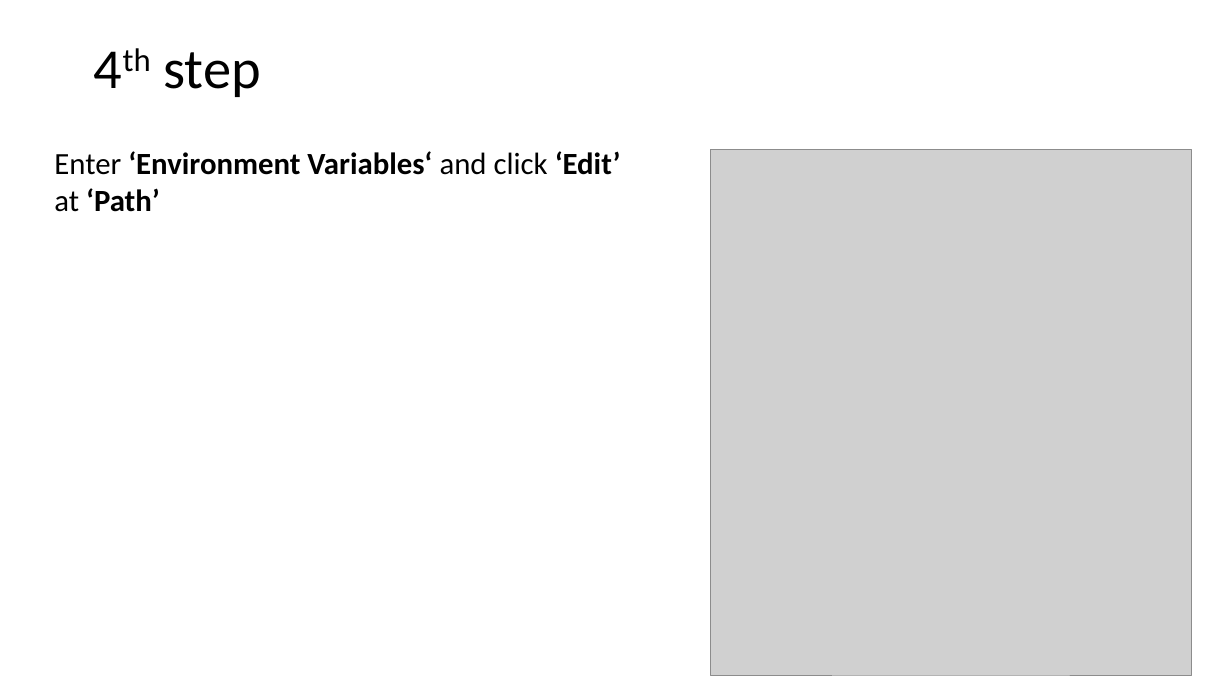
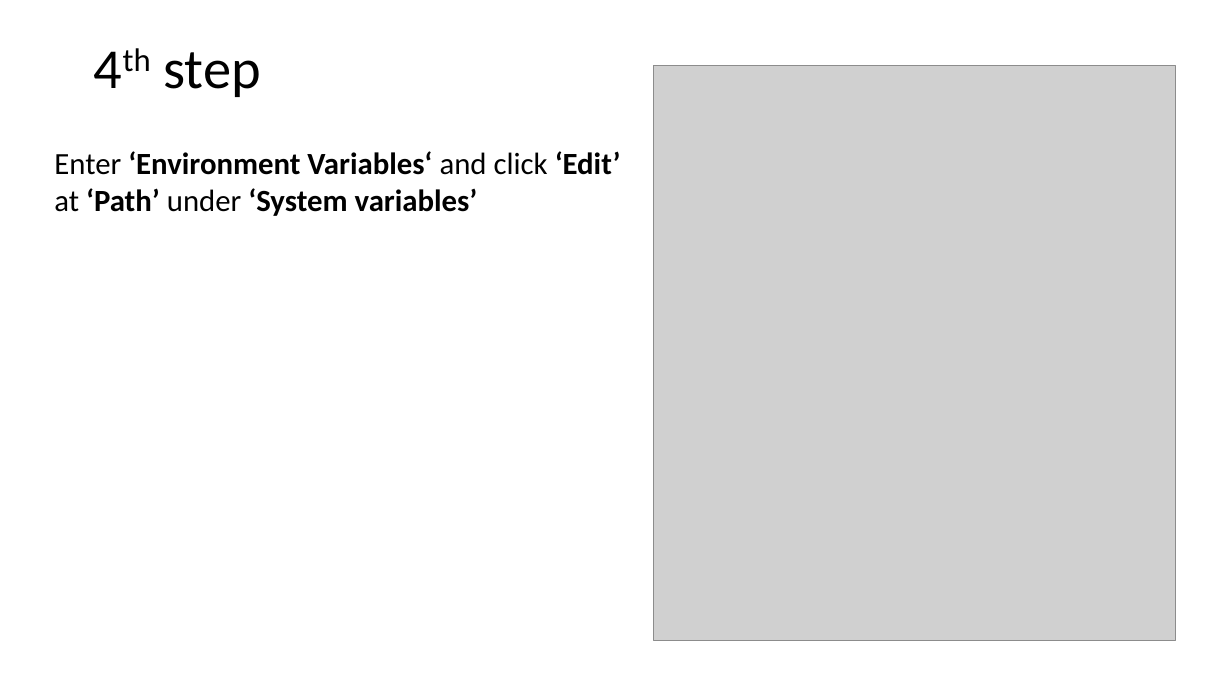
Before and after one commit to yahmlevi/ardom-1, a slide deck: slide 5 of simple_gui_ardom_integration/Set up new Python interpreter.pptx. Drawn at 1232x693 pixels with LibreOffice and Linux fonts; fonts in the diff are those of the drawing; grey boxes stand for pictures. Boxes give left, top, right and bottom in pixels: in the first picture for what was removed or moved away, otherwise in the second. Text is boxed around its words. In the diff, an @@ line names an element or a change of style, - is before the commit and + after.

```diff
--- a/simple_gui_ardom_integration/Set up new Python interpreter.pptx
+++ b/simple_gui_ardom_integration/Set up new Python interpreter.pptx
@@ picture: place and size @@
-picture at bbox=[711, 150, 1192, 676]
+picture at bbox=[653, 66, 1176, 640]
@@ text at bbox=[54, 188, 478, 216]: text changed @@
-at ‘Path’
+at ‘Path’ under ‘System variables’
```
Also in this commit, not shown: 5 other slides changed, 3 slides added, 2 other files.
